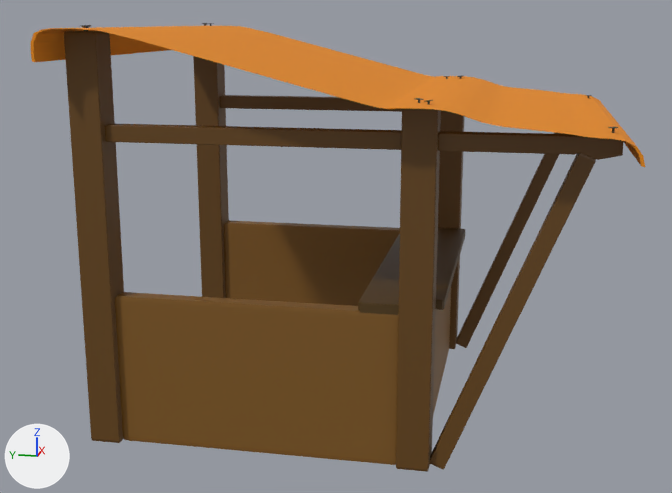
One commit to the Blender file Blendfiles/Robin/Shop.blend: the scene before it, then after it.
Before and after are seen from a 50 mm lens placed at (-6.38, -1.56, 2.68), pointed at (-0.09, -0.31, 1.1). The lights are fixed; the arrows at lower left show +X, +Y and +Z.

The scene before the commit, as lines of its bpy script (objects in view):
```python
me_cube_008 = bpy.data.meshes.new('Cube.008')
me_cube_008.from_pydata(...)  # 24 vertices, 26 faces; spans x -1.0..1.0, y -1.0..1.0, z -1.0..1.0
me_cube_008.materials.append(mat_wood)  # brown #664413
me_cube_011 = bpy.data.meshes.new('Cube.011')
me_cube_011.from_pydata(...)  # 24 vertices, 26 faces; spans x -1.0..1.0, y -1.0..1.0, z -1.0..1.0
me_cube_011.materials.append(mat_walls)  # brown #80581e
me_cube_015 = bpy.data.meshes.new('Cube.015')
me_cube_015.from_pydata(...)  # 24 vertices, 26 faces; spans x -1.0..1.0, y -1.0..1.0, z -1.0..1.0
me_cube_015.materials.append(mat_walls)  # brown #80581e
me_cube_016 = bpy.data.meshes.new('Cube.016')
me_cube_016.from_pydata(...)  # 24 vertices, 26 faces; spans x -1.0..1.0, y -1.0..1.0, z -1.0..1.0
me_cube_016.materials.append(mat_walls)  # brown #80581e
ob_pfoster_001 = bpy.data.objects.new('PfosteR.001', me_cube_008)
ob_pfoster_001.location = (1.1, 1.0, 1.3)
ob_pfoster_001.scale = (0.1, 0.1, 1.3)
ob_pfoster_003 = bpy.data.objects.new('PfosteR.003', me_cube_011)
ob_pfoster_003.location = (0.0, -1.0, 0.5)
ob_pfoster_003.rotation_euler = (0.0, 1.571, 0.0)  # degrees (0, 90, 0)
ob_pfoster_003.scale = (0.5, 0.05, 1.0)
ob_pfoster_004 = bpy.data.objects.new('PfosteR.004', me_cube_015)
ob_pfoster_004.location = (-1.1, 0.0, 0.49)
ob_pfoster_004.rotation_euler = (-1.571, 1.571, 0.0)  # degrees (-90, 90, 0)
ob_pfoster_004.scale = (0.49, 0.05, 0.9)
ob_pfoster_006 = bpy.data.objects.new('PfosteR.006', me_cube_016)
ob_pfoster_006.location = (1.1, 0.0, 0.49)
ob_pfoster_006.rotation_euler = (-1.571, 1.571, 0.0)  # degrees (-90, 90, 0)
ob_pfoster_006.scale = (0.49, 0.05, 0.9)
# also in view: 'PfosteR.007' at (1.1, 0.0, 2.0); 'PfosteR' at (1.1, -1.0, 1.1); 'PfosteR.010' at (-1.1, -1.53, 0.98); 'Cube' at (0.0, -0.5, 2.27); 'PfosteR.002' at (0.0, -0.9, 1.0)
```
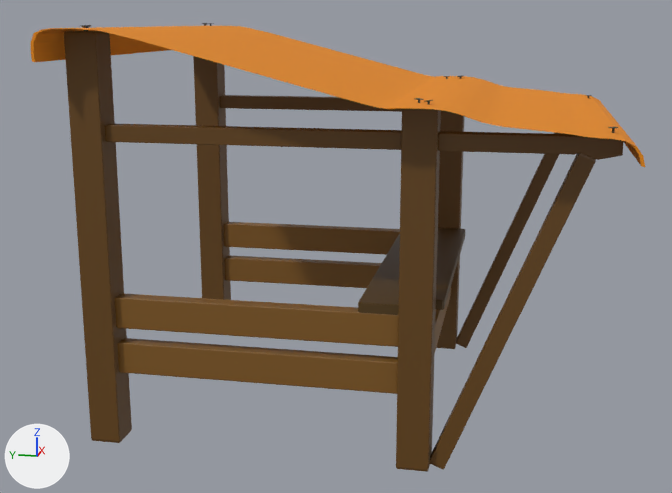
Commit message: [updated] Shop

Where the change shows, as pixel boxes [x1, y1, x2, y2] in the pictures (672 x 493 px):
'PfosteR.004', moved, rescaled, modifiers changed: before [115, 292, 398, 465]; after [224, 222, 400, 288]
'PfosteR.006', moved, rescaled, modifiers changed: before [224, 220, 400, 306]; after [115, 293, 398, 394]
'PfosteR.003', moved, rescaled, modifiers changed: before [433, 287, 451, 414]; after [434, 287, 451, 354]

What changed in the scene script:
```text
Change ob_pfoster_003:
    ob_pfoster_003.location: (0.0, -1.0, 0.5) -> (0.0, -1.0, 0.87)
    ob_pfoster_003.scale: (0.5, 0.05, 1.0) -> (0.1, 0.05, 1.0)
    add _m = ob_pfoster_003.modifiers.new('Array', 'ARRAY')
    add _m.relative_offset_displace = (1.5, 0.0, 0.0)
Change ob_pfoster_004:
    ob_pfoster_004.location: (-1.1, 0.0, 0.49) -> (1.1, 0.0, 0.87)
    ob_pfoster_004.scale: (0.49, 0.05, 0.9) -> (0.1, 0.05, 0.9)
    add _m = ob_pfoster_004.modifiers.new('Array', 'ARRAY')
    add _m.relative_offset_displace = (1.5, 0.0, 0.0)
Change ob_pfoster_006:
    ob_pfoster_006.location: (1.1, 0.0, 0.49) -> (-1.1, 0.0, 0.87)
    ob_pfoster_006.scale: (0.49, 0.05, 0.9) -> (0.1, 0.05, 0.9)
    add _m = ob_pfoster_006.modifiers.new('Array', 'ARRAY')
    add _m.relative_offset_displace = (1.5, 0.0, 0.0)
```
